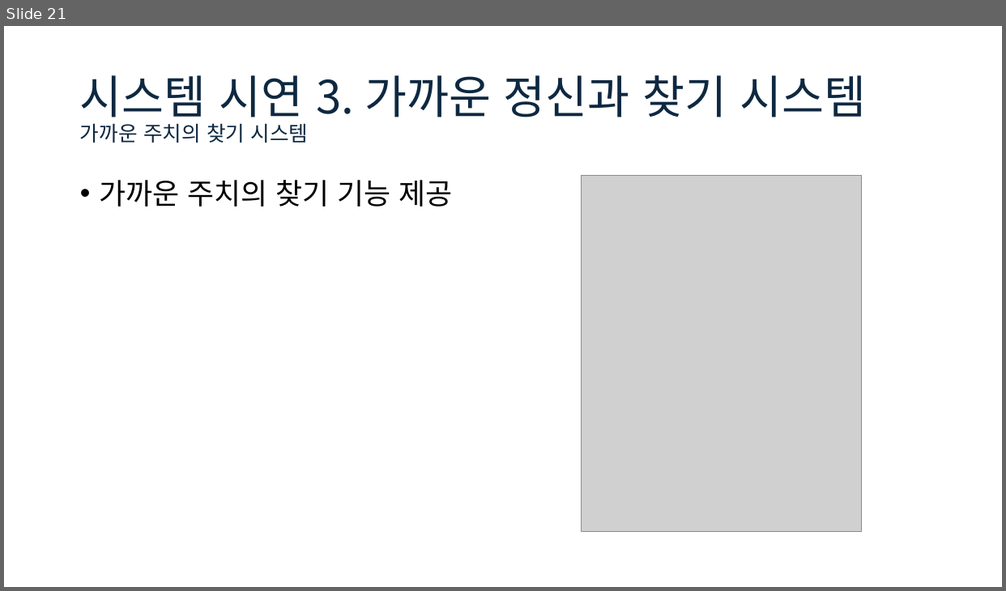
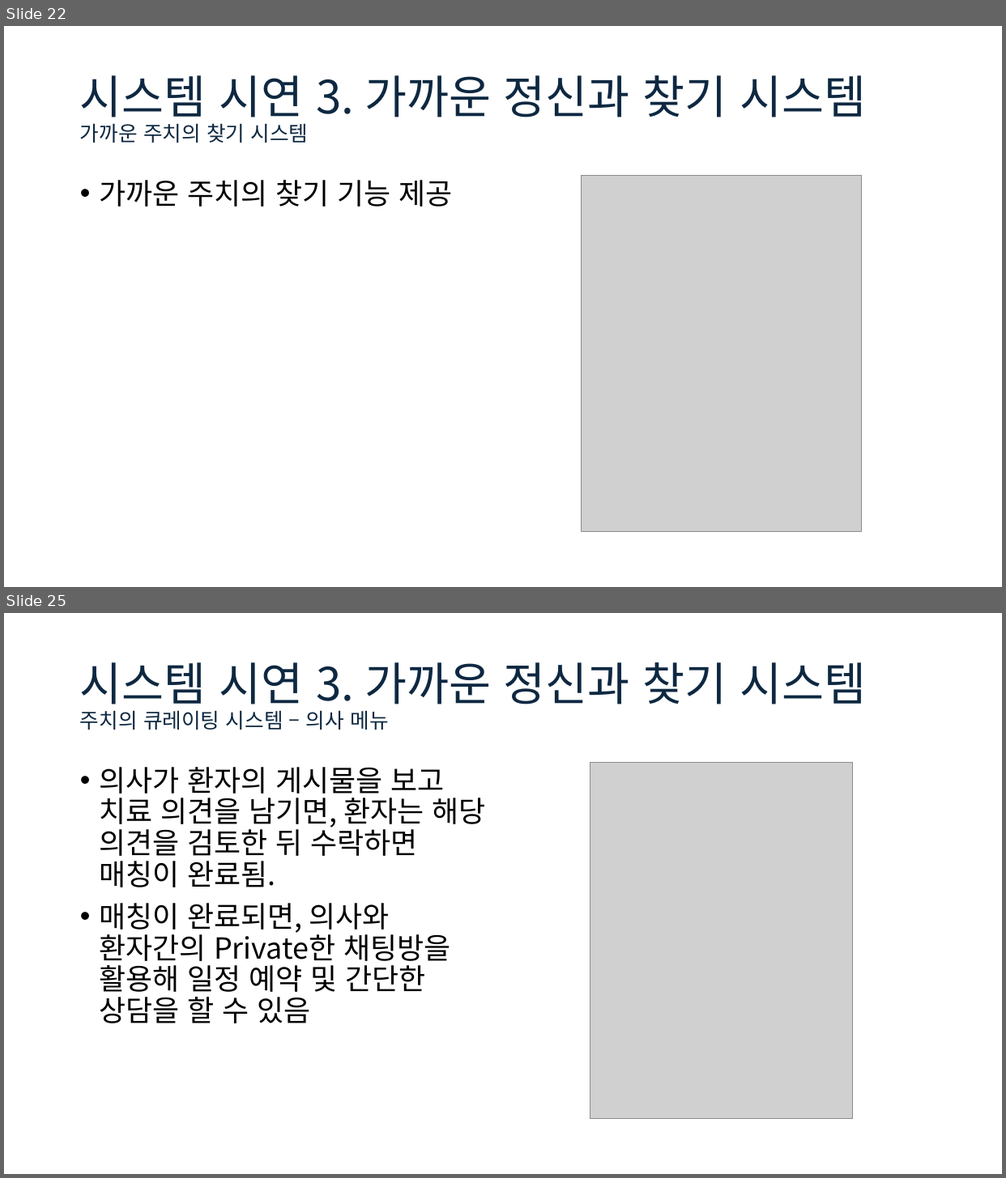
Before and after one commit to jeongwoo-gobroad/Project-toDoctoDoc, a slide deck: Project Mentally.pptx. Shown one above the other, each under a label of ours: slide 21 before the commit, slides 22 and 25 after it; the slides between them are not shown. The pictures are 1006x591 and 1006x1178 pixels, drawn with LibreOffice and Linux fonts; fonts in the diff are those of the drawing; grey boxes stand for pictures. Boxes give left, top, right and bottom in pixels: in the first picture for what was removed or moved away, otherwise in the second. Text is boxed around its words. In the diff, an @@ line names an element or a change of style, - is before the commit and + after.

```diff
--- a/Project Mentally.pptx
+++ b/Project Mentally.pptx
@@ slide 25 added at <box>4,613,1002,1174</box>, background #FFFFFF @@
@@ title added at <box>80,662,866,730</box>, 44 pt, text #0E2841 @@
+시스템 시연 3. 가까운 정신과 찾기 시스템
+주치의 큐레이팅 시스템 – 의사 메뉴
@@ text added at <box>99,767,485,1024</box>, 28 pt, text #000000 @@
+• 의사가 환자의 게시물을 보고 치료 의견을 남기면, 환자는 해당 의견을 검토한 뒤 수락하면 매칭이 완료됨.
+• 매칭이 완료되면, 의사와 환자간의 Private한 채팅방을 활용해 일정 예약 및 간단한 상담을 할 수 있음
@@ picture added at <box>590,763,853,1119</box> @@
@@ what was slide 21 is now slide 22 @@
```
Also in this commit, not shown: 5 slides changed, 1 other slide added, 3 other files.
